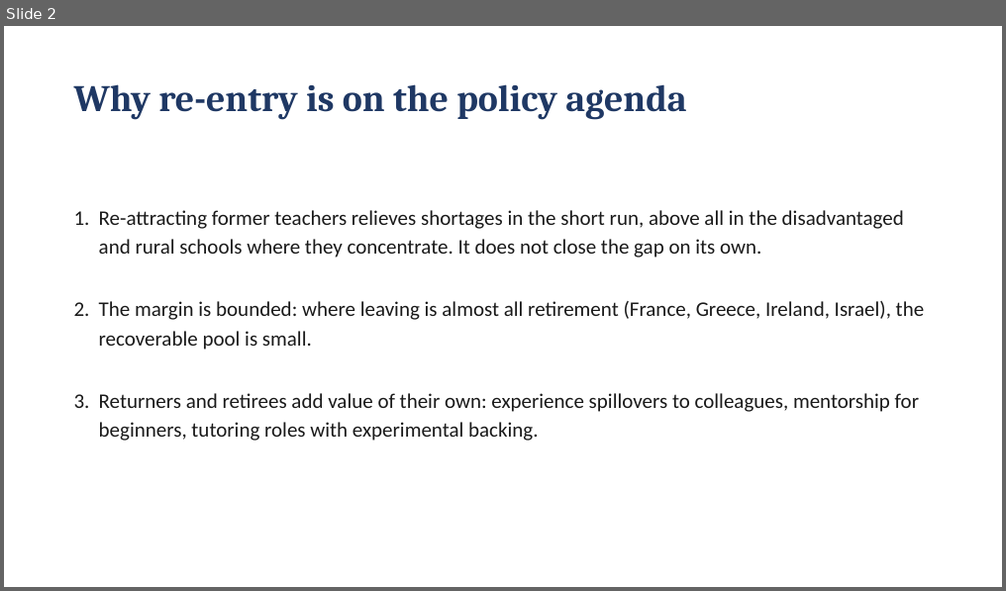
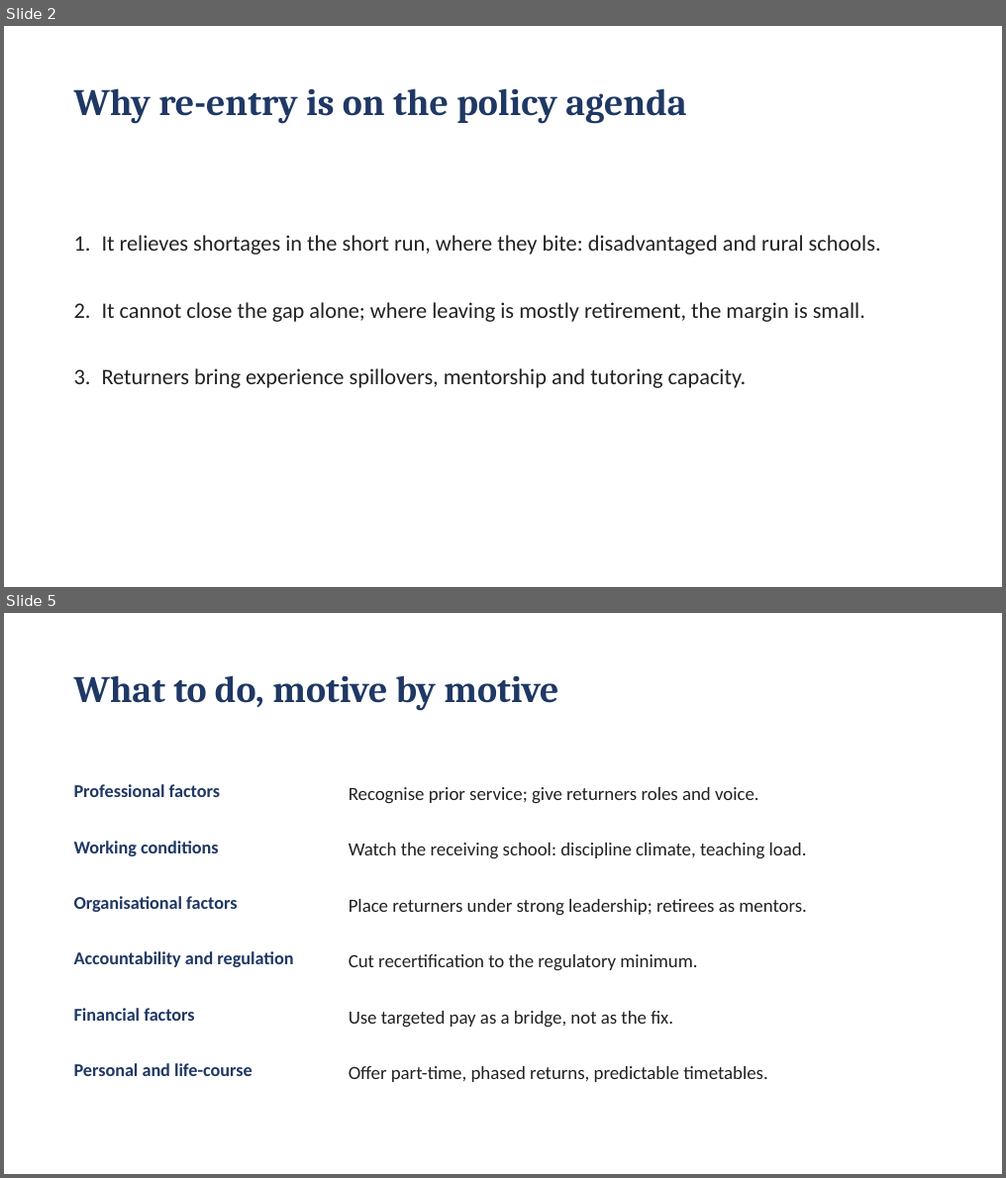
Before and after one commit to jedr1-ship-it/Former-Teachers, a slide deck: Former_Teachers_key_messages.pptx. Shown one above the other, each under a label of ours: slide 2 before the commit, slides 2 and 5 after it; the slides between them are not shown. The pictures are 1006x591 and 1006x1178 pixels, drawn with LibreOffice and Linux fonts; fonts in the diff are those of the drawing. Boxes give left, top, right and bottom in pixels: in the first picture for what was removed or moved away, otherwise in the second. Text is boxed around its words. In the diff, an @@ line names an element or a change of style, - is before the commit and + after.

```diff
--- a/Former_Teachers_key_messages.pptx
+++ b/Former_Teachers_key_messages.pptx
@@ slide 5 added at [4, 613, 1002, 1174], background #FFFFFF @@
@@ text added at [74, 675, 558, 710], 27 pt, text #1F3864, bold @@
+What to do, motive by motive
@@ text added at [74, 784, 220, 797], 13 pt, text #1F3864, bold @@
+Professional factors
@@ text added at [349, 787, 759, 804], 13.5 pt, text #222222 @@
+Recognise prior service; give returners roles and voice.
@@ text added at [74, 841, 219, 857], 13 pt, text #1F3864, bold @@
+Working conditions
@@ text added at [349, 843, 807, 860], 13.5 pt, text #222222 @@
+Watch the receiving school: discipline climate, teaching load.
@@ text added at [74, 896, 237, 912], 13 pt, text #1F3864, bold @@
+Organisational factors
@@ text added at [349, 899, 806, 916], 13.5 pt, text #222222 @@
+Place returners under strong leadership; retirees as mentors.
@@ text added at [74, 952, 293, 967], 13 pt, text #1F3864, bold @@
+Accountability and regulation
@@ text added at [349, 955, 697, 971], 13.5 pt, text #222222 @@
+Cut recertification to the regulatory minimum.
@@ text added at [74, 1008, 194, 1021], 13 pt, text #1F3864, bold @@
+Financial factors
@@ text added at [349, 1011, 673, 1028], 13.5 pt, text #222222 @@
+Use targeted pay as a bridge, not as the fix.
@@ text added at [74, 1063, 252, 1076], 13 pt, text #1F3864, bold @@
+Personal and life-course
@@ text added at [349, 1066, 768, 1082], 13.5 pt, text #222222 @@
+Offer part-time, phased returns, predictable timetables.
@@ slide 2 changed as well @@
@@ text "Why re-entry is on the ...": place and size @@
-text "Why re-entry is on the ..." at [74, 84, 686, 119]
+text "Why re-entry is on the ..." at [74, 88, 686, 123]
@@ text at [102, 235, 881, 388]: text changed; size 15 to 16 pt; text colour #1A1A1A to #222222 @@
-1. Re-attracting former teachers relieves shortages in the short run, above all in the disadvantaged and rural schools where they concentrate. It does not close the gap on its own.
-2. The margin is bounded: where leaving is almost all retirement (France, Greece, Ireland, Israel), the recoverable pool is small.
-3. Returners and retirees add value of their own: experience spillovers to colleagues, mentorship for beginners, tutoring roles with experimental backing.
+1. It relieves shortages in the short run, where they bite: disadvantaged and rural schools.
+2. It cannot close the gap alone; where leaving is mostly retirement, the margin is small.
+3. Returners bring experience spillovers, mentorship and tutoring capacity.
```
Also in this commit, not shown: 3 other slides changed, 1 other slide added, 3 slides removed.
